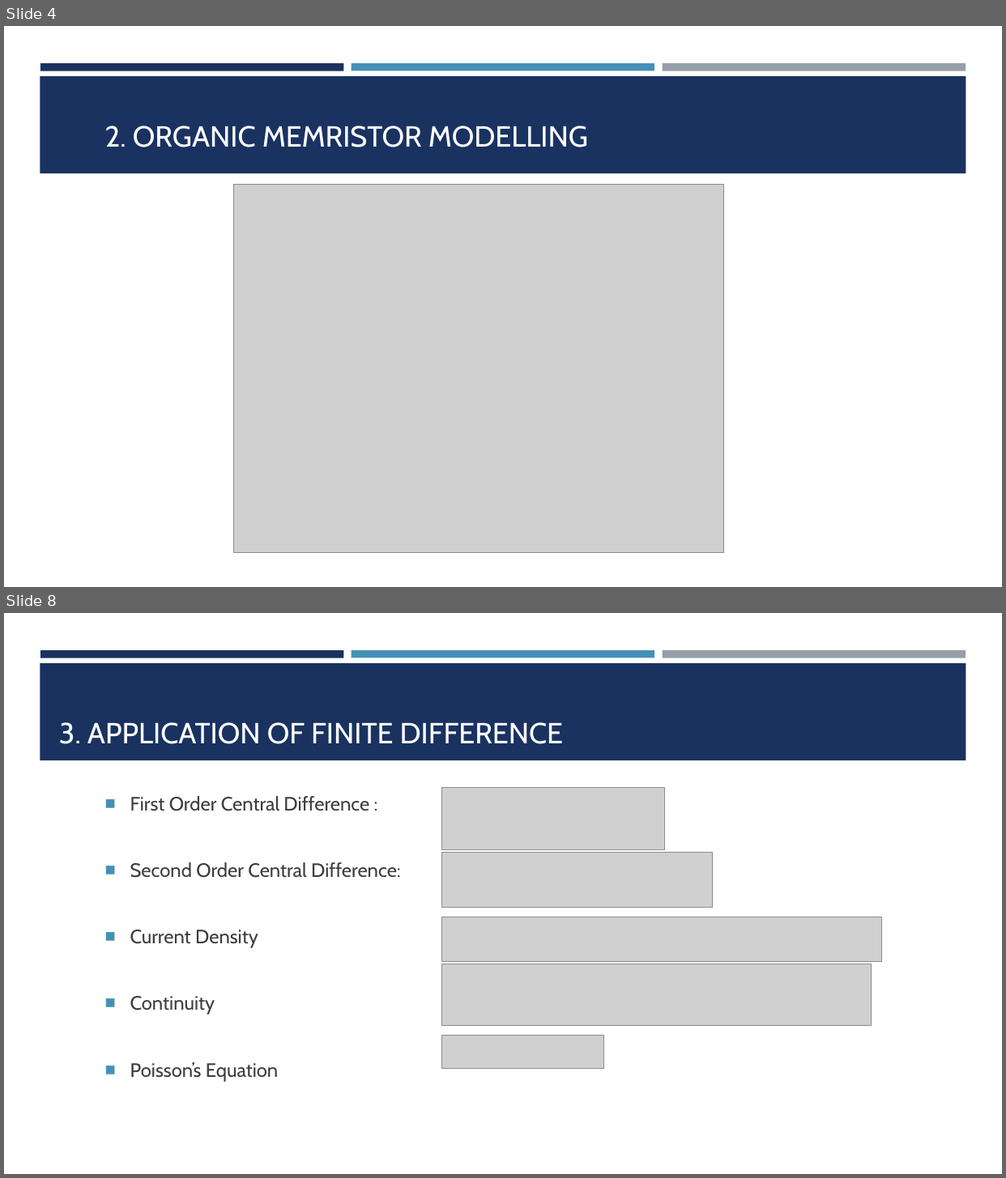
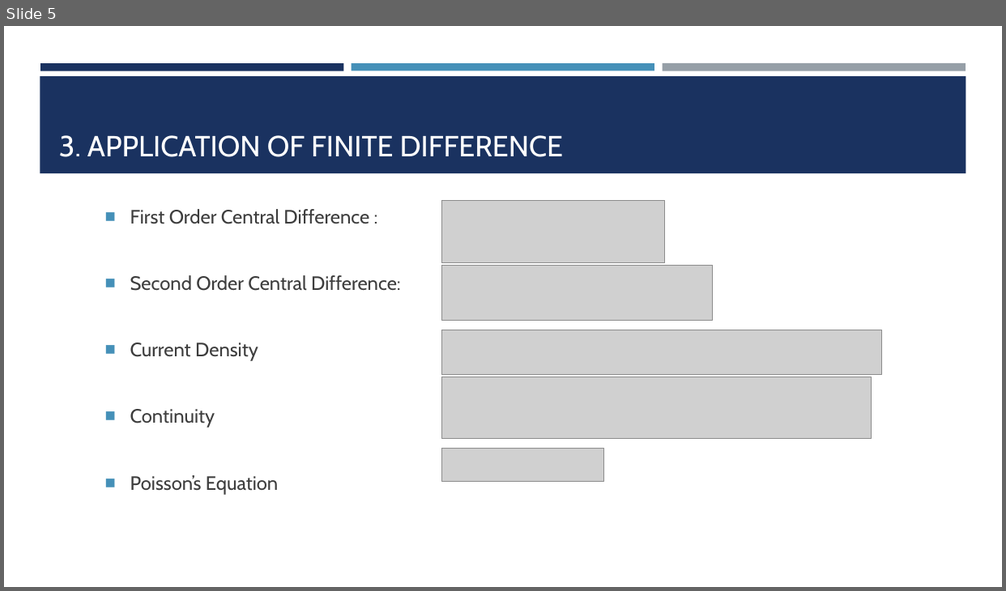
Before and after one commit to cbonfil/ThesisReport, a slide deck: Memristor Thesis/Memristor Presentation.pptx. Shown one above the other, each under a label of ours: slides 4 and 8 before the commit, slide 5 after it; the slides between them are not shown. The pictures are 1006x1178 and 1006x591 pixels, drawn with LibreOffice and Linux fonts; fonts in the diff are those of the drawing; grey boxes stand for pictures. Boxes give left, top, right and bottom in pixels: in the first picture for what was removed or moved away, otherwise in the second. Text is boxed around its words. In the diff, an @@ line names an element or a change of style, - is before the commit and + after.

```diff
--- a/Memristor Thesis/Memristor Presentation.pptx
+++ b/Memristor Thesis/Memristor Presentation.pptx
@@ slide 4 removed at bbox=[4, 26, 1002, 587], background #FFFFFF; not listed: 4 template elements that a slide beside it also shows @@
@@ title removed at bbox=[105, 126, 588, 148] @@
-2. ORGANIC MEMRISTOR MODELLING
@@ picture removed at bbox=[234, 184, 724, 553] @@
@@ what was slide 8 is now slide 5 @@
```
Also in this commit, not shown: 20 slides changed, 3 slides added, 1 other slide removed.
